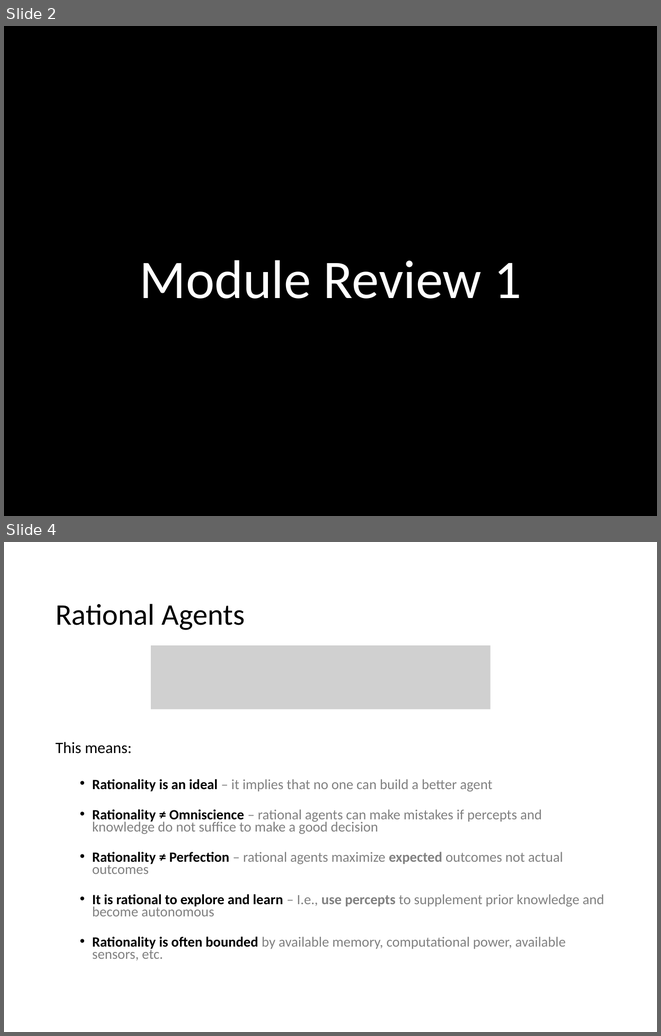
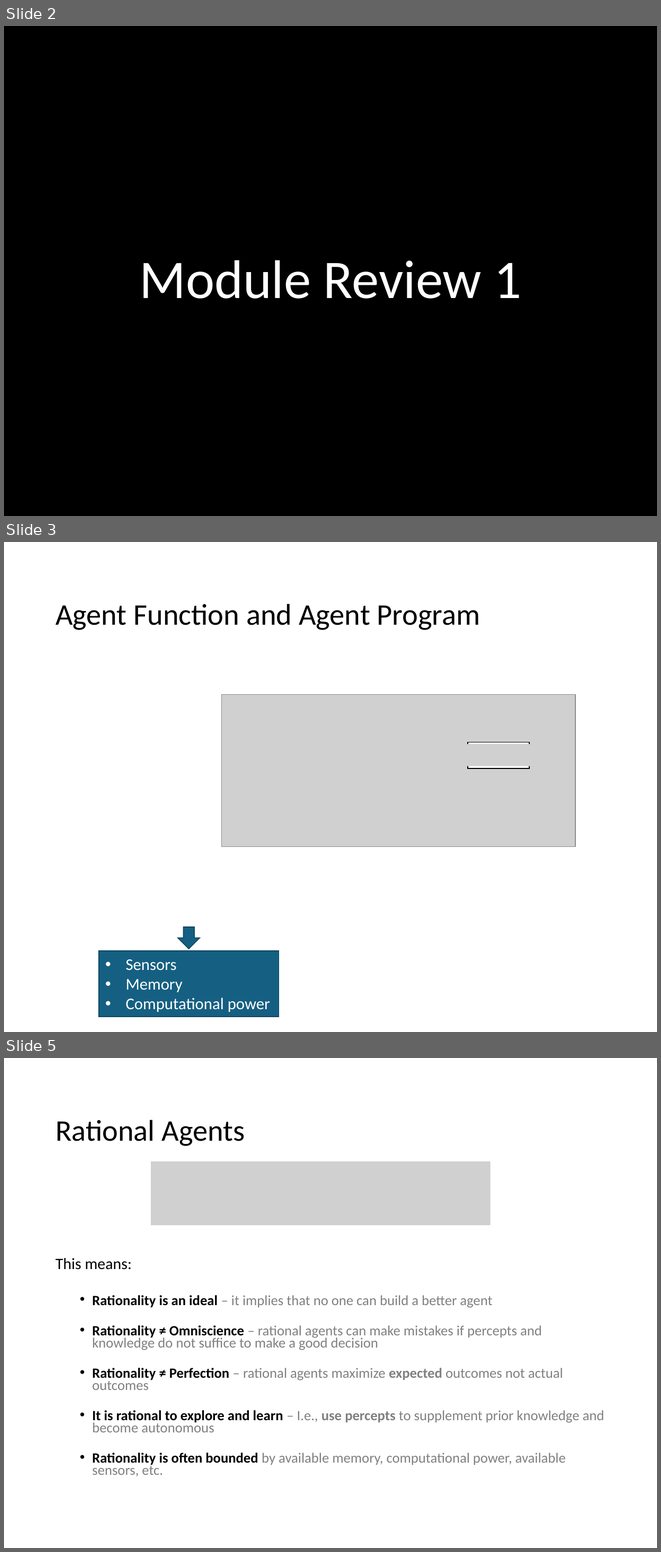
Before and after one commit to mhahsler/CS7320-AI, a slide deck: slides/02_agents_discussion.pptx. Shown one above the other, each under a label of ours: slides 2 and 4 before the commit, slides 2, 3 and 5 after it; the slides between them are not shown. The pictures are 661x1036 and 661x1552 pixels, drawn with LibreOffice and Linux fonts; fonts in the diff are those of the drawing; grey boxes stand for pictures; background and template pictures are left out. Boxes give left, top, right and bottom in pixels: in the first picture for what was removed or moved away, otherwise in the second. Text is boxed around its words. In the diff, an @@ line names an element or a change of style, - is before the commit and + after.

```diff
--- a/slides/02_agents_discussion.pptx
+++ b/slides/02_agents_discussion.pptx
@@ slide 3 added at bbox=[4, 542, 657, 1032], background #FFFFFF @@
@@ title added at bbox=[55, 603, 480, 630], 33 pt, text #000000 @@
+Agent Function and Agent Program
@@ picture added at bbox=[221, 694, 575, 846] @@
@@ picture added at bbox=[396, 703, 417, 730] @@
@@ picture added at bbox=[462, 744, 538, 766] @@
@@ rectangle added at bbox=[468, 742, 529, 768], fill #FFFFFF, outline #000000 1 pt @@
@@ picture added at bbox=[396, 791, 417, 817] @@
@@ down arrow added at bbox=[178, 927, 199, 948], fill #156082, outline #104760 1 pt @@
@@ rectangle added at bbox=[99, 951, 279, 1017], fill #156082, outline #104760 1 pt, 18 pt, text #FFFFFF @@
+• Sensors
+• Memory
+• Computational power
@@ what was slide 4 is now slide 5 @@
```
Also in this commit, not shown: 2 other slides added, 1 slide removed.
